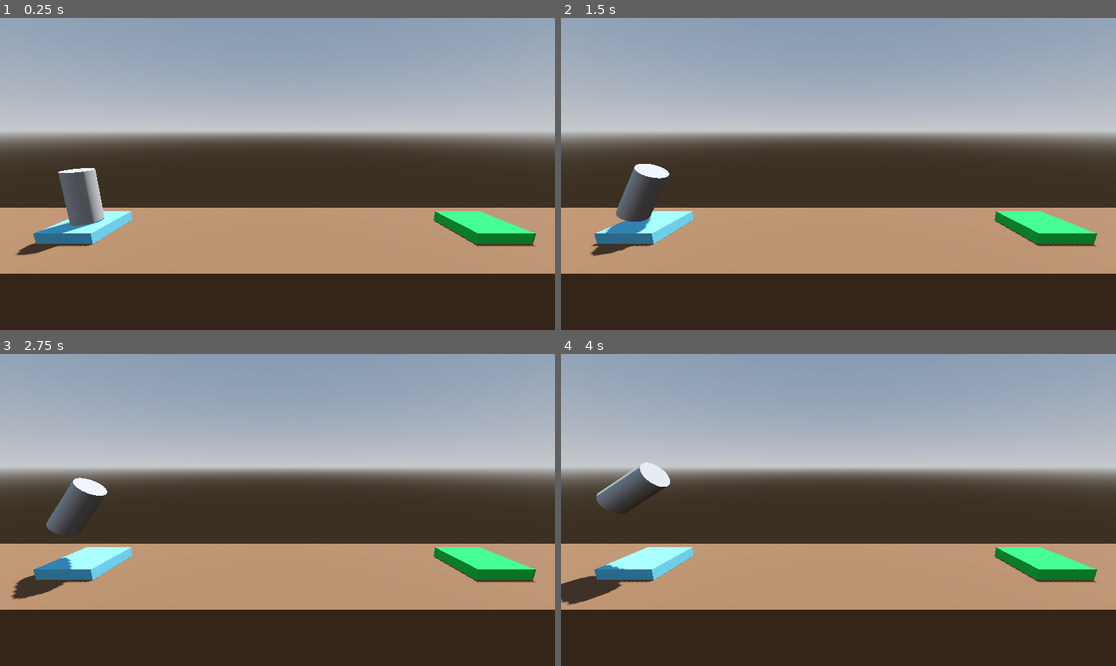
Above: before the commit, frames 1-4 (two rows, left to right).
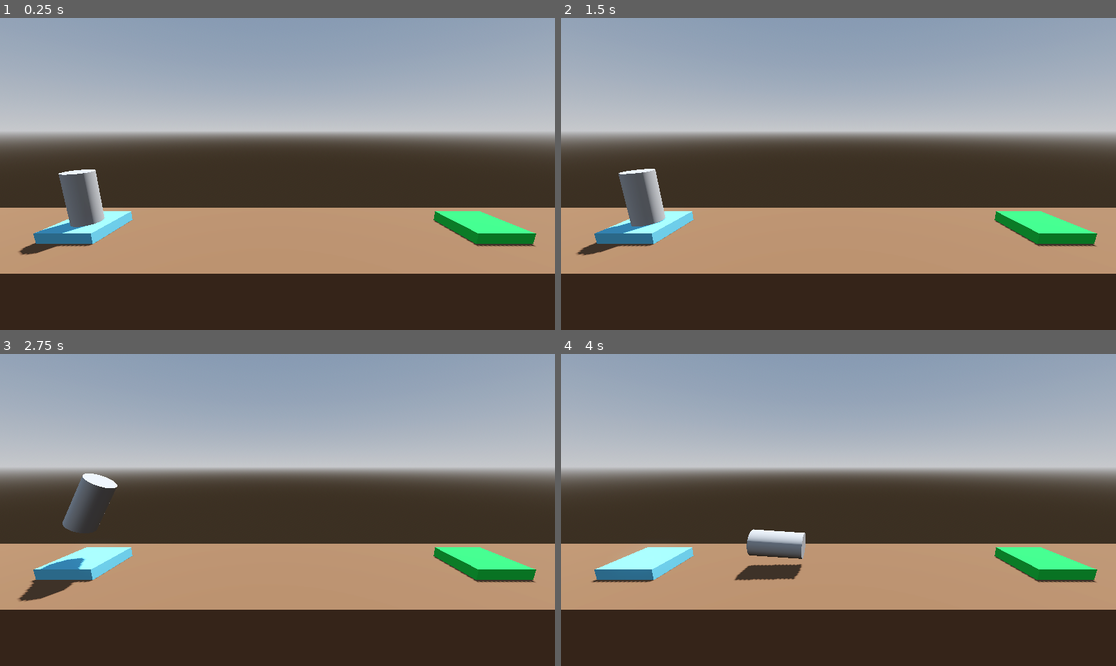
Above: after the commit, the same moments.

Repository: beltranbot/project-boost
Game: Godot game, scene res://Level/level.tscn
Same seed, same stepped clock (60 frames per second), same inputs: the game is played once before the commit and once after it. The project has no main scene, so this scene is started directly.
Inputs:
- Up to frame 1 (0.25 s): no input
- Up to frame 2 (1.5 s): tap Enter (ui_accept) at 0.5, 1.35 s; hold Right (ui_right) 0.53-1.28 s; hold Enter (ui_accept) 0.53-1.28 s; hold Left (ui_left) from 1.28 s (still down)
- Up to frame 3 (2.75 s): tap Enter (ui_accept) at 1.52, 1.82 s; release Left (ui_left) at 2.03 s; hold Right (ui_right) from 2.03 s (still down); hold Enter (ui_accept) from 2.03 s (still down)
- Up to frame 4 (4 s): release Enter (ui_accept) at 2.78 s; tap Enter (ui_accept) at 2.85, 3.02, 3.32 s; release Right (ui_right) at 3.53 s; hold Left (ui_left) from 3.53 s (still down); hold Enter (ui_accept) from 3.53 s (still down)

The runs differ from the first frame. In frame 1, 0.1% of the frame differs, in the area x 2-19%, y 48-77%; in frame 2, 1.3%; in frame 3, 1.5%; in frame 4, 2.9%, in the area x 0-45%, y 34-81%.

Commit message:
RigidBody3D and Physics

Diff:
--- a/Player/player.gd
+++ b/Player/player.gd
@@ -1,18 +1,12 @@
-extends Node3D
-
-
-# Called when the node enters the scene tree for the first time.
-func _ready() -> void:
-	pass
-
+extends RigidBody3D
 
 # Called every frame. 'delta' is the elapsed time since the previous frame.
 func _process(delta: float) -> void:
 	if Input.is_action_pressed("ui_accept"):
-		position.y += delta
+		apply_central_force(basis.y * delta * 1000.0)
 
 	if Input.is_action_pressed("ui_left"):
-		rotate_z(delta)
+		apply_torque(Vector3(0.0, 0.0, 100.0 * delta))
 
 	if Input.is_action_pressed("ui_right"):
-		rotate_z(-delta)
+		apply_torque(Vector3(0.0, 0.0, -100.0 * delta))
--- a/Player/player.tscn
+++ b/Player/player.tscn
@@ -1,11 +1,21 @@
-[gd_scene load_steps=3 format=3 uid="uid://4j2sf4jgjvi3"]
+[gd_scene load_steps=4 format=3 uid="uid://4j2sf4jgjvi3"]
 
 [ext_resource type="Script" path="res://Player/player.gd" id="1_byd8f"]
 
 [sub_resource type="CylinderMesh" id="CylinderMesh_tvgq1"]
 
-[node name="Player" type="Node3D"]
+[sub_resource type="CylinderShape3D" id="CylinderShape3D_uid2x"]
+
+[node name="Player" type="RigidBody3D"]
+axis_lock_linear_z = true
+axis_lock_angular_x = true
+axis_lock_angular_y = true
+linear_damp = 1.0
+angular_damp = 3.0
 script = ExtResource("1_byd8f")
 
 [node name="MeshInstance3D" type="MeshInstance3D" parent="."]
 mesh = SubResource("CylinderMesh_tvgq1")
+
+[node name="CollisionShape3D" type="CollisionShape3D" parent="."]
+shape = SubResource("CylinderShape3D_uid2x")
